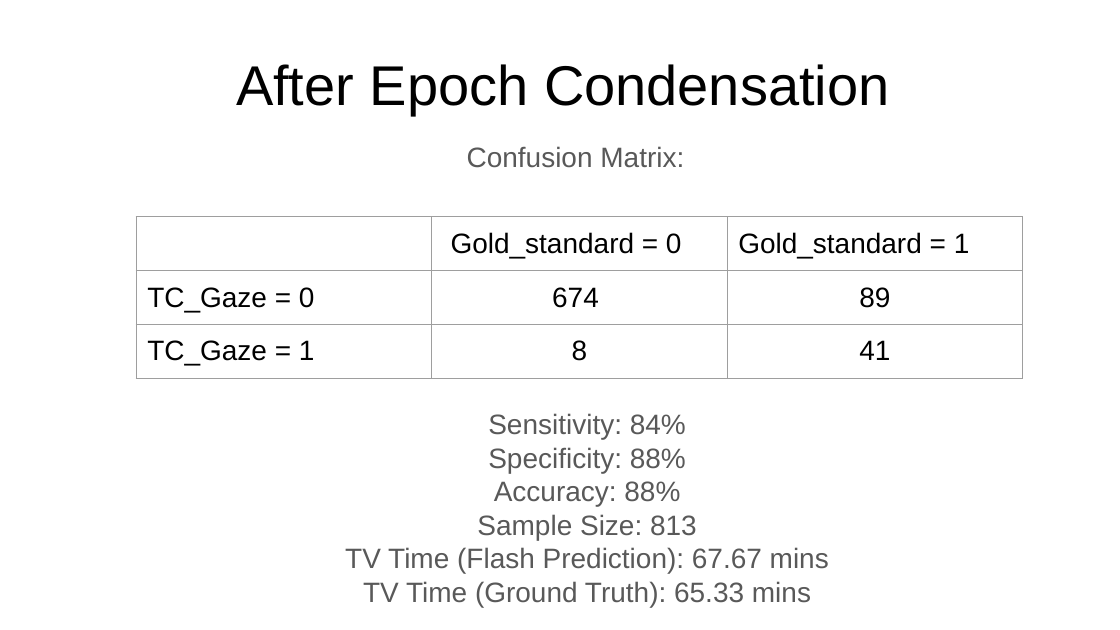
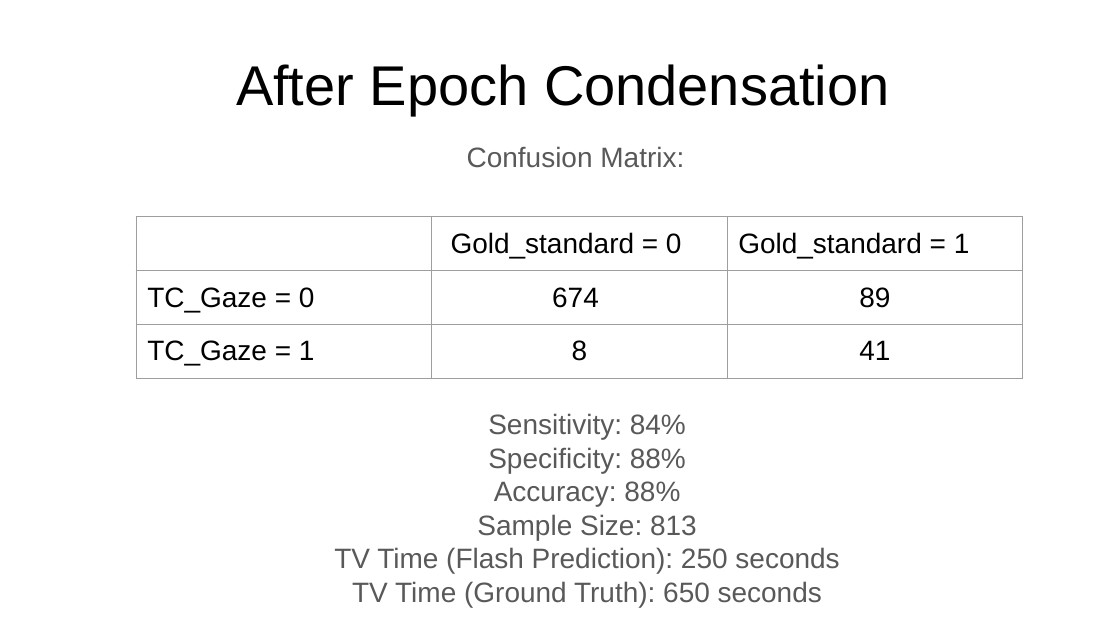
Before and after one commit to Rohitaa1306/flash-post-processing, a slide deck: slide 3 of Evaluation/Results_Evaluation .pptx. Drawn at 1120x630 pixels with LibreOffice and Linux fonts; fonts in the diff are those of the drawing. Boxes give left, top, right and bottom in pixels: in the first picture for what was removed or moved away, otherwise in the second. Text is boxed around its words. In the diff, an @@ line names an element or a change of style, - is before the commit and + after.

```diff
--- a/Evaluation/Results_Evaluation .pptx
+++ b/Evaluation/Results_Evaluation .pptx
@@ text at [334,547,839,607]: text changed @@
-TV Time (Flash Prediction): 67.67 mins
-TV Time (Ground Truth): 65.33 mins
+TV Time (Flash Prediction): 250 seconds
+TV Time (Ground Truth): 650 seconds
```
Also in this commit, not shown: 3 other files.
